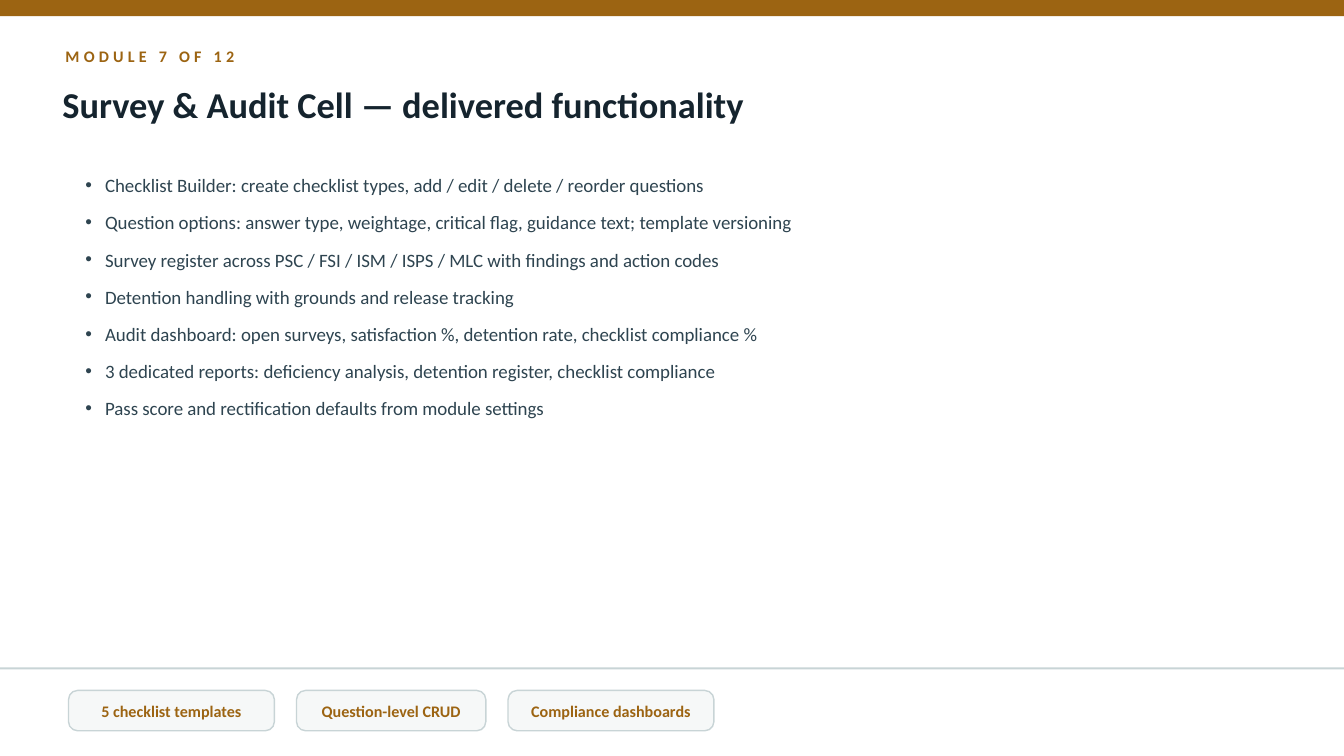
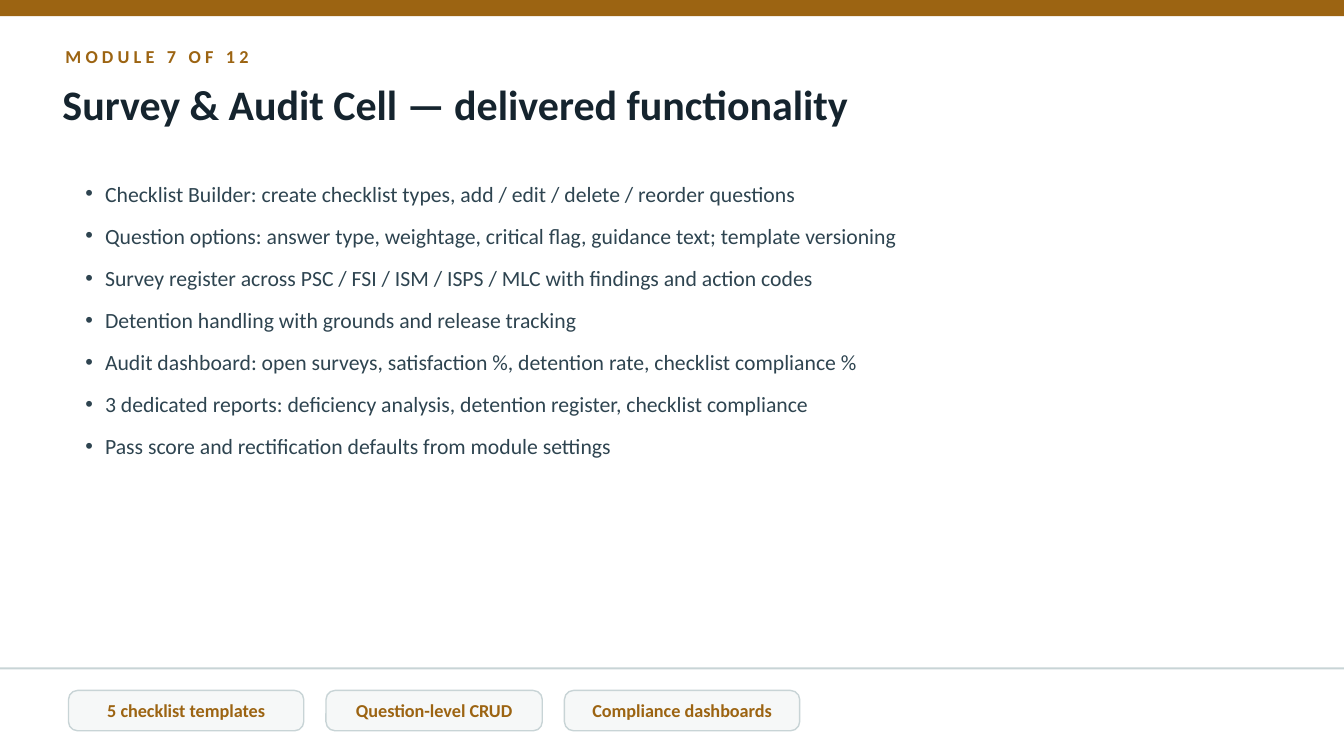
Before and after one commit to mobiliseapplabllp/maritime-project-presentation, a slide deck: slide 16 of dist/mundra-portal-project-presentation.pptx. Drawn at 1344x756 pixels with LibreOffice and Linux fonts; fonts in the diff are those of the drawing. Boxes give left, top, right and bottom in pixels: in the first picture for what was removed or moved away, otherwise in the second. Text is boxed around its words. In the diff, an @@ line names an element or a change of style, - is before the commit and + after.

```diff
--- a/dist/mundra-portal-project-presentation.pptx
+++ b/dist/mundra-portal-project-presentation.pptx
@@ text "Survey & Audit Cell — ..." at (x1=62, y1=90, x2=848, y2=127): size 26 to 30 pt @@
@@ text "Checklist Builder: create checklist types, ..." at (x1=105, y1=187, x2=895, y2=458): size 13.5 to 15.5 pt; more space between paragraphs @@
@@ rounded rectangle "5 checklist templates" resized from (x1=69, y1=691, x2=274, y2=731) to (x1=69, y1=691, x2=303, y2=731) @@
@@ rounded rectangle "Question-level CRUD" resized from (x1=296, y1=691, x2=486, y2=731) to (x1=326, y1=691, x2=542, y2=731) @@
@@ size 11.5 to 13 pt in 4 elements at (x1=65, y1=51, x2=249, y2=63), (x1=69, y1=691, x2=303, y2=731), (x1=326, y1=691, x2=542, y2=731), (x1=565, y1=691, x2=800, y2=731) @@
@@ rounded rectangle "Compliance dashboards" resized from (x1=508, y1=691, x2=714, y2=731) to (x1=565, y1=691, x2=800, y2=731) @@
```
Also in this commit, not shown: 31 other slides changed, 3 other files.
